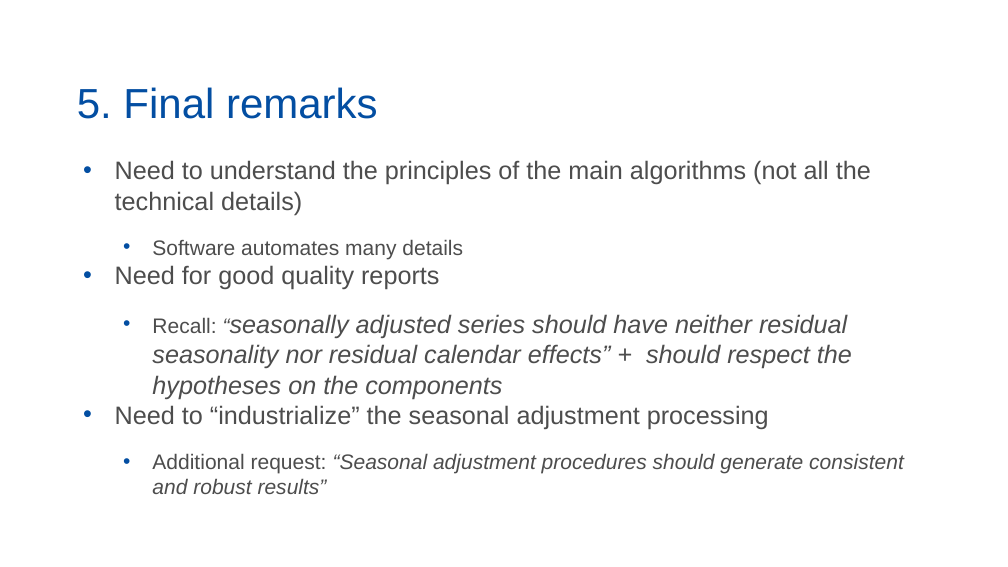
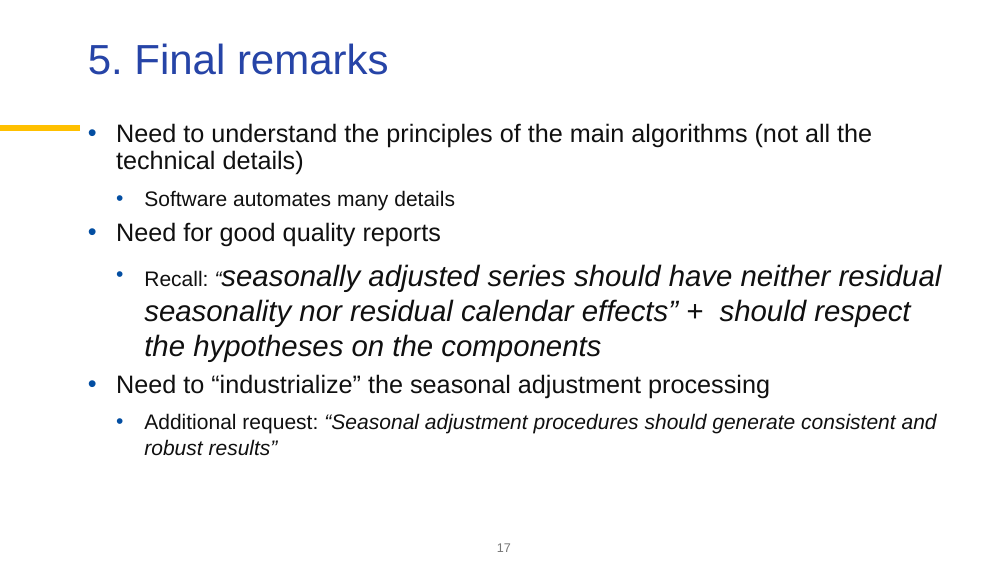
Before and after one commit to palatej/ESTP2026, a slide deck: slide 17 of 1.0 Seasonal adjustment.pptx. Drawn at 1008x567 pixels with LibreOffice and Linux fonts; fonts in the diff are those of the drawing; background and template pictures are left out. Boxes give left, top, right and bottom in pixels: in the first picture for what was removed or moved away, otherwise in the second. Text is boxed around its words. In the diff, an @@ line names an element or a change of style, - is before the commit and + after.

```diff
--- a/1.0 Seasonal adjustment.pptx
+++ b/1.0 Seasonal adjustment.pptx
@@ title "5. Final remarks": place and size @@
-title "5. Final remarks" at bbox=[77, 87, 378, 119]
+title "5. Final remarks" at bbox=[88, 43, 389, 75]
@@ title "5. Final remarks" at bbox=[88, 43, 389, 75]: text colour #034EA2 to #2644A7; vertical alignment bottom to top @@
@@ text "Need to understand the principles ...": place and size @@
-text "Need to understand the principles ..." at bbox=[115, 160, 904, 473]
+text "Need to understand the principles ..." at bbox=[116, 123, 942, 456]
@@ text "Need to understand the principles ..." at bbox=[116, 123, 942, 456]: text colour #4D4D4D to #101010; size 24 to 28 pt in "“seasonally adjusted series should have neither residual ..."; indent changed; line spacing 1 to 0.9; more space between paragraphs; less space between paragraphs @@
@@ line added from (0, 129) to (80, 129), #FFC000 6 pt @@
@@ page number added at bbox=[497, 543, 511, 552], 12 pt, text #767676 @@
+17
```
Also in this commit, not shown: 16 other slides changed, 1 slide added, 1 slide removed, 31 other files.
